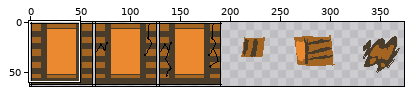
Edited in one commit: sprite sheet (server/game/assets/blocks/tnt.png). The picture above shows the old version from afar; the outline marks the close-up.
Close-up. As it was:
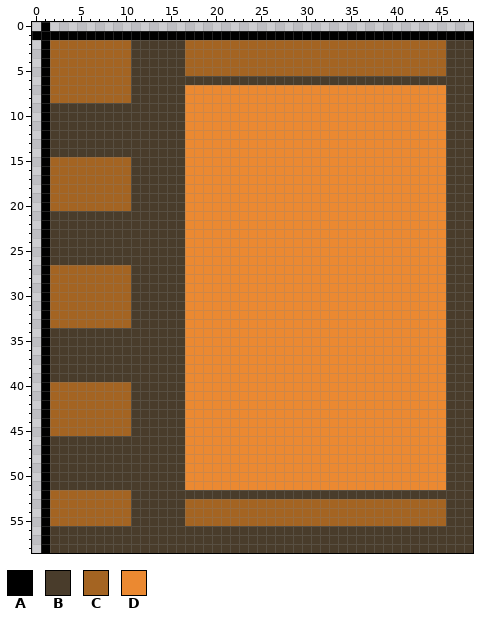
The file is 512x64 pixels. Shown: x 0..48, y 0..58. The wide view leaves out empty margins. The commit also changed other parts of the picture, which this record leaves out.
Palette (. is transparent): A #000000  B #493c2b  C #a46422  D #eb8931
Pixels before, first column x 0:
 0 .A...............................................
 1 AAAAAAAAAAAAAAAAAAAAAAAAAAAAAAAAAAAAAAAAAAAAAAAAA
 2 .ACCCCCCCCCBBBBBBCCCCCCCCCCCCCCCCCCCCCCCCCCCCCBBB
 3 .ACCCCCCCCCBBBBBBCCCCCCCCCCCCCCCCCCCCCCCCCCCCCBBB
 4 .ACCCCCCCCCBBBBBBCCCCCCCCCCCCCCCCCCCCCCCCCCCCCBBB
 5 .ACCCCCCCCCBBBBBBCCCCCCCCCCCCCCCCCCCCCCCCCCCCCBBB
 6 .ACCCCCCCCCBBBBBBBBBBBBBBBBBBBBBBBBBBBBBBBBBBBBBB
 7 .ACCCCCCCCCBBBBBBDDDDDDDDDDDDDDDDDDDDDDDDDDDDDBBB
 8 .ACCCCCCCCCBBBBBBDDDDDDDDDDDDDDDDDDDDDDDDDDDDDBBB
 9 .ABBBBBBBBBBBBBBBDDDDDDDDDDDDDDDDDDDDDDDDDDDDDBBB
10 .ABBBBBBBBBBBBBBBDDDDDDDDDDDDDDDDDDDDDDDDDDDDDBBB
11 .ABBBBBBBBBBBBBBBDDDDDDDDDDDDDDDDDDDDDDDDDDDDDBBB
12 .ABBBBBBBBBBBBBBBDDDDDDDDDDDDDDDDDDDDDDDDDDDDDBBB
13 .ABBBBBBBBBBBBBBBDDDDDDDDDDDDDDDDDDDDDDDDDDDDDBBB
14 .ABBBBBBBBBBBBBBBDDDDDDDDDDDDDDDDDDDDDDDDDDDDDBBB
15 .ACCCCCCCCCBBBBBBDDDDDDDDDDDDDDDDDDDDDDDDDDDDDBBB
16 .ACCCCCCCCCBBBBBBDDDDDDDDDDDDDDDDDDDDDDDDDDDDDBBB
17 .ACCCCCCCCCBBBBBBDDDDDDDDDDDDDDDDDDDDDDDDDDDDDBBB
18 .ACCCCCCCCCBBBBBBDDDDDDDDDDDDDDDDDDDDDDDDDDDDDBBB
19 .ACCCCCCCCCBBBBBBDDDDDDDDDDDDDDDDDDDDDDDDDDDDDBBB
20 .ACCCCCCCCCBBBBBBDDDDDDDDDDDDDDDDDDDDDDDDDDDDDBBB
21 .ABBBBBBBBBBBBBBBDDDDDDDDDDDDDDDDDDDDDDDDDDDDDBBB
22 .ABBBBBBBBBBBBBBBDDDDDDDDDDDDDDDDDDDDDDDDDDDDDBBB
23 .ABBBBBBBBBBBBBBBDDDDDDDDDDDDDDDDDDDDDDDDDDDDDBBB
24 .ABBBBBBBBBBBBBBBDDDDDDDDDDDDDDDDDDDDDDDDDDDDDBBB
25 .ABBBBBBBBBBBBBBBDDDDDDDDDDDDDDDDDDDDDDDDDDDDDBBB
26 .ABBBBBBBBBBBBBBBDDDDDDDDDDDDDDDDDDDDDDDDDDDDDBBB
27 .ACCCCCCCCCBBBBBBDDDDDDDDDDDDDDDDDDDDDDDDDDDDDBBB
28 .ACCCCCCCCCBBBBBBDDDDDDDDDDDDDDDDDDDDDDDDDDDDDBBB
29 .ACCCCCCCCCBBBBBBDDDDDDDDDDDDDDDDDDDDDDDDDDDDDBBB
30 .ACCCCCCCCCBBBBBBDDDDDDDDDDDDDDDDDDDDDDDDDDDDDBBB
31 .ACCCCCCCCCBBBBBBDDDDDDDDDDDDDDDDDDDDDDDDDDDDDBBB
32 .ACCCCCCCCCBBBBBBDDDDDDDDDDDDDDDDDDDDDDDDDDDDDBBB
33 .ACCCCCCCCCBBBBBBDDDDDDDDDDDDDDDDDDDDDDDDDDDDDBBB
34 .ABBBBBBBBBBBBBBBDDDDDDDDDDDDDDDDDDDDDDDDDDDDDBBB
35 .ABBBBBBBBBBBBBBBDDDDDDDDDDDDDDDDDDDDDDDDDDDDDBBB
36 .ABBBBBBBBBBBBBBBDDDDDDDDDDDDDDDDDDDDDDDDDDDDDBBB
37 .ABBBBBBBBBBBBBBBDDDDDDDDDDDDDDDDDDDDDDDDDDDDDBBB
38 .ABBBBBBBBBBBBBBBDDDDDDDDDDDDDDDDDDDDDDDDDDDDDBBB
39 .ABBBBBBBBBBBBBBBDDDDDDDDDDDDDDDDDDDDDDDDDDDDDBBB
40 .ACCCCCCCCCBBBBBBDDDDDDDDDDDDDDDDDDDDDDDDDDDDDBBB
41 .ACCCCCCCCCBBBBBBDDDDDDDDDDDDDDDDDDDDDDDDDDDDDBBB
42 .ACCCCCCCCCBBBBBBDDDDDDDDDDDDDDDDDDDDDDDDDDDDDBBB
43 .ACCCCCCCCCBBBBBBDDDDDDDDDDDDDDDDDDDDDDDDDDDDDBBB
44 .ACCCCCCCCCBBBBBBDDDDDDDDDDDDDDDDDDDDDDDDDDDDDBBB
45 .ACCCCCCCCCBBBBBBDDDDDDDDDDDDDDDDDDDDDDDDDDDDDBBB
46 .ABBBBBBBBBBBBBBBDDDDDDDDDDDDDDDDDDDDDDDDDDDDDBBB
47 .ABBBBBBBBBBBBBBBDDDDDDDDDDDDDDDDDDDDDDDDDDDDDBBB
48 .ABBBBBBBBBBBBBBBDDDDDDDDDDDDDDDDDDDDDDDDDDDDDBBB
49 .ABBBBBBBBBBBBBBBDDDDDDDDDDDDDDDDDDDDDDDDDDDDDBBB
50 .ABBBBBBBBBBBBBBBDDDDDDDDDDDDDDDDDDDDDDDDDDDDDBBB
51 .ABBBBBBBBBBBBBBBDDDDDDDDDDDDDDDDDDDDDDDDDDDDDBBB
52 .ACCCCCCCCCBBBBBBBBBBBBBBBBBBBBBBBBBBBBBBBBBBBBBB
53 .ACCCCCCCCCBBBBBBCCCCCCCCCCCCCCCCCCCCCCCCCCCCCBBB
54 .ACCCCCCCCCBBBBBBCCCCCCCCCCCCCCCCCCCCCCCCCCCCCBBB
55 .ACCCCCCCCCBBBBBBCCCCCCCCCCCCCCCCCCCCCCCCCCCCCBBB
56 .ABBBBBBBBBBBBBBBBBBBBBBBBBBBBBBBBBBBBBBBBBBBBBBB
57 .ABBBBBBBBBBBBBBBBBBBBBBBBBBBBBBBBBBBBBBBBBBBBBBB
58 .ABBBBBBBBBBBBBBBBBBBBBBBBBBBBBBBBBBBBBBBBBBBBBBB
The result:
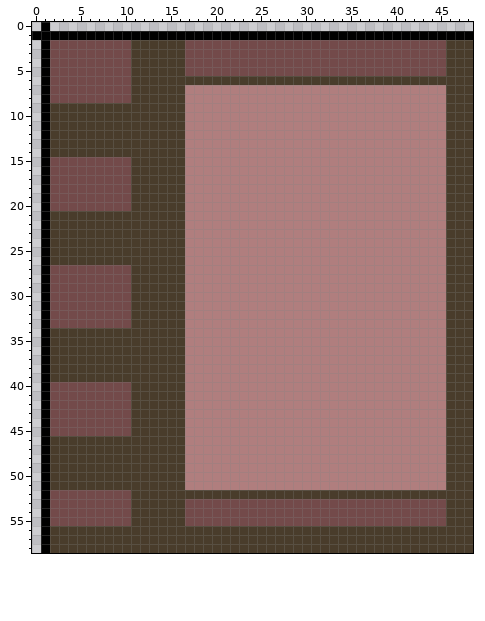
Edits made:
colour C: #a46422 -> #734a4a
colour D: #eb8931 -> #b07e7e
Changed places in both close-ups, as pixel boxes (x1, y1, x2, y2):
changed: (50, 40, 131, 103)
changed: (185, 40, 446, 526)
changed: (50, 157, 131, 211)
changed: (50, 265, 131, 328)
changed: (50, 382, 131, 436)
changed: (50, 490, 131, 526)
